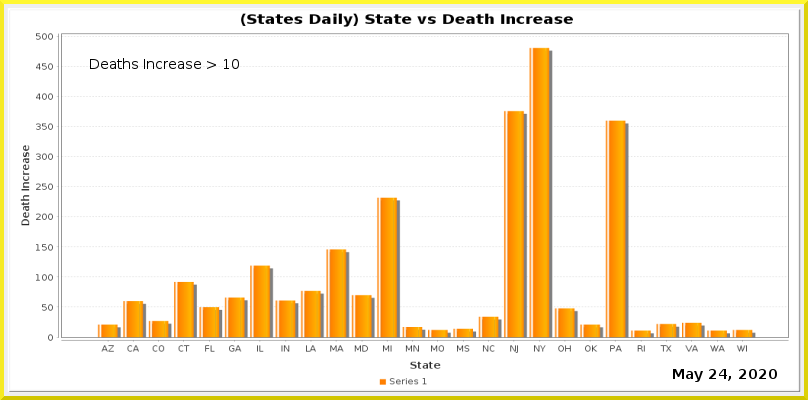
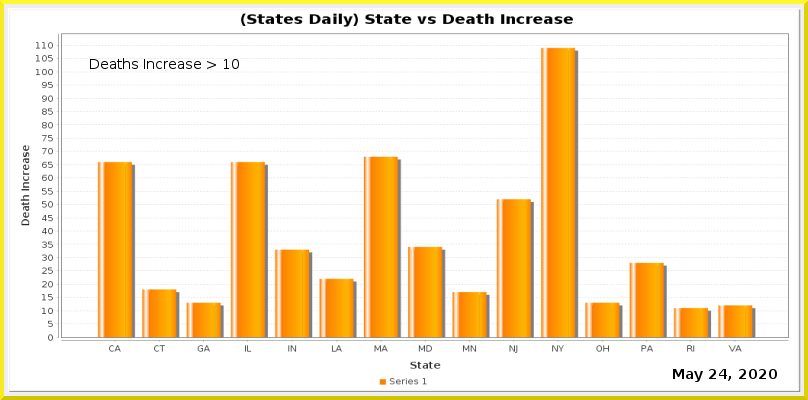
Layer changes from the first 808 x 400 image to the second:
painted on "Date_vs_TestIncrease.png" over [36, 33, 789, 353]
